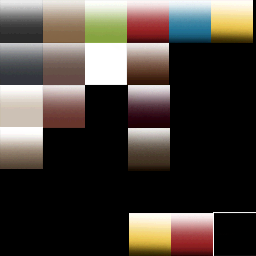
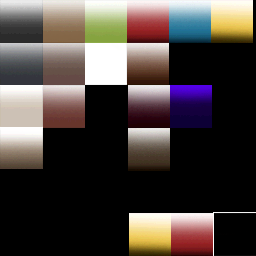
Revision of a layered 256×256 image; what changed, layer by layer:
added layer "Grass copy 5" (1st of 2, in "Group 1") in group "Group 1" over (170, 85, 212, 128)
added layer "Grass copy 5" (2nd of 2, in "Group 1") in group "Group 1" over (170, 85, 212, 128)
